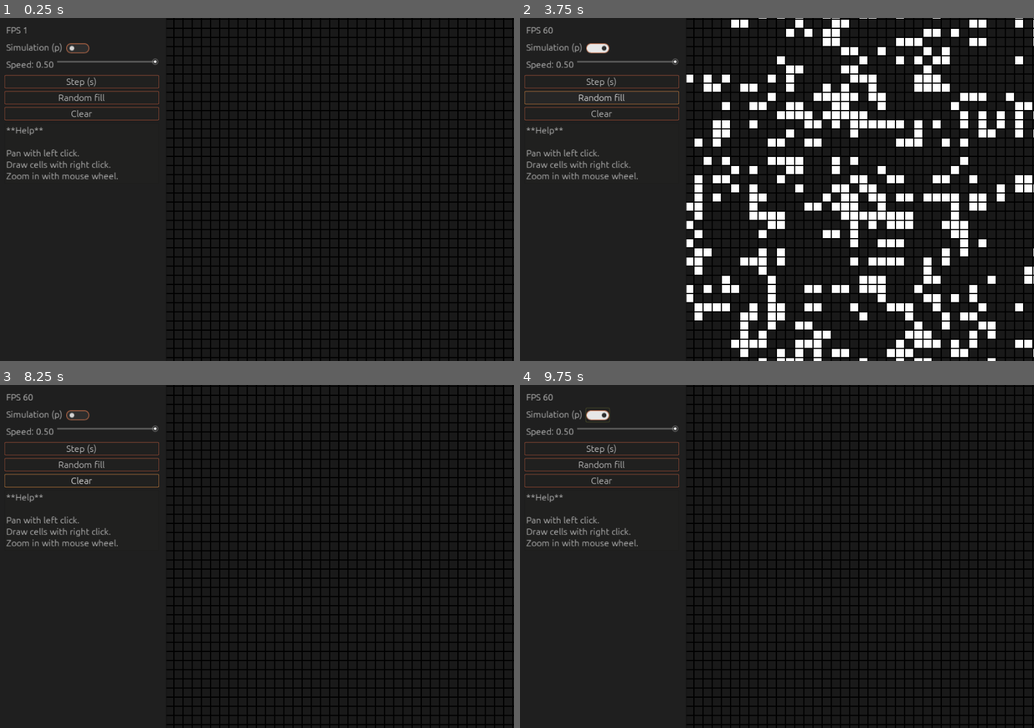
Above: before the commit, frames 1-4 (two rows, left to right).
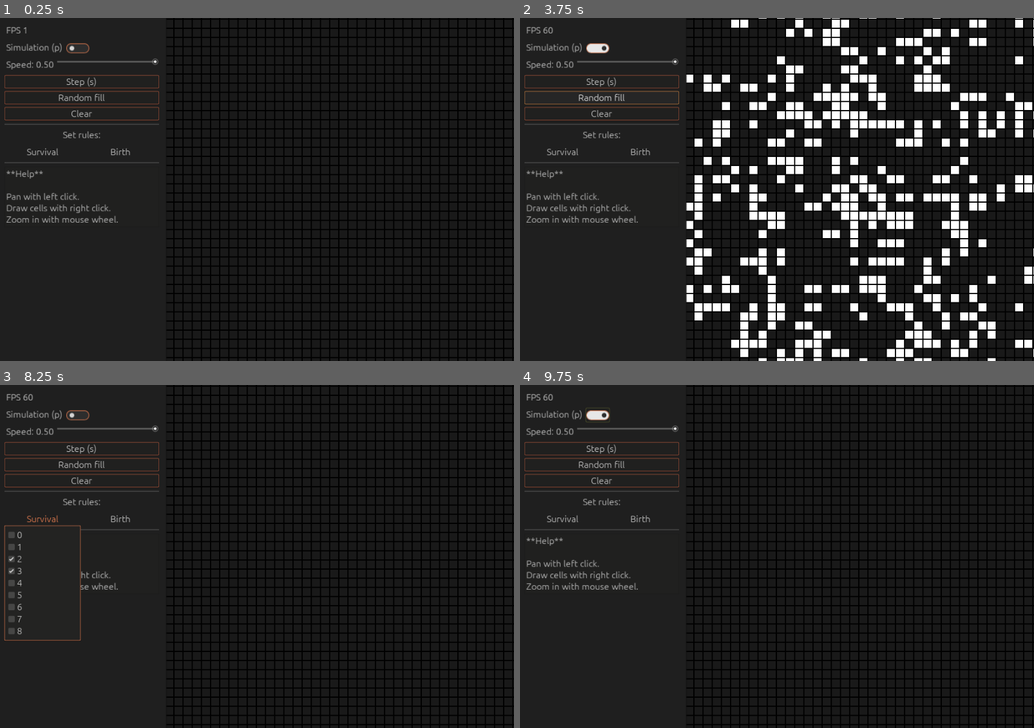
Above: after the commit, the same moments.

Repository: shunlog/game_of_life
Game: Godot game, scene res://Game.tscn
Same seed, same stepped clock (60 frames per second), same inputs: the game is played once before the commit and once after it.
Inputs (mouse positions are in pixels of both pictures, inside the frame that each line leads up to):
- Up to frame 1 (0.25 s): no input
- Up to frame 2 (3.75 s): click (561, 151) at 0.5 s, where only the run after the commit has a clickable "Survival"; click (638, 151) at 1.25 s, where only the run after the commit has a clickable "Birth"; click (597, 48) at 2 s; click "Step (s)" at 2.75 s; click "Random fill" at 3.5 s
- Up to frame 3 (8.25 s): click "Clear" at 4.25 s; click (77, 415) at 5 s; click "Step (s)" at 5.75 s; click "Random fill" at 6.5 s; click "Clear" at 7.25 s; click (41, 518) at 8 s, where only the run after the commit has a clickable "Survival"
- Up to frame 4 (9.75 s): click (638, 518) at 8.75 s, where only the run after the commit has a clickable "Birth"; click (597, 415) at 9.5 s

The runs differ from the first frame. In frame 1, 1.3% of the frame differs, in the area x 0-31%, y 30-60%; in frame 2, 1.3%; in frame 3, 1.4%, in the area x 0-31%, y 26-75%; in frame 4, 1.3%.

Commit message:
add settable rules

Diff:
--- a/Automaton.gd
+++ b/Automaton.gd
@@ -14,8 +14,7 @@
 var nc := []
 var nc2 := []
 var grid : Grid
-var B := [3]
-var S := [2, 3]
+var rules := {Global.Rules.survival: [2, 3], Global.Rules.birth: [3]}
 
 func _init(g : Grid = Grid.new()):
 	grid = g
@@ -34,9 +33,9 @@
 	nc2 = nc.duplicate(true)
 	for x in range(GRID_W):
 		for y in range(GRID_H):
-			if !m[x][y] and nc2[x][y] in B:
+			if !m[x][y] and nc2[x][y] in rules[Global.Rules.birth]:
 				set_cell(Vector2(x, y), true)
-			elif m[x][y] and not nc2[x][y] in S:
+			elif m[x][y] and not nc2[x][y] in rules[Global.Rules.survival]:
 				set_cell(Vector2(x, y), false)
 
 
--- a/Game.tscn
+++ b/Game.tscn
@@ -8,6 +8,7 @@
 [ext_resource path="res://Grid.gd" type="Script" id=6]
 [ext_resource path="res://LabelSpeed.gd" type="Script" id=7]
 [ext_resource path="res://DarkTheme/Dark.theme" type="Theme" id=8]
+[ext_resource path="res://RuleMenuButton.tscn" type="PackedScene" id=9]
 
 [sub_resource type="GDScript" id=3]
 script/source = "extends Label
@@ -112,10 +113,41 @@
 margin_bottom = 169.0
 text = "Clear"
 
-[node name="RichTextLabel" type="RichTextLabel" parent="HUD/Panel/ScrollContainer/VBoxContainer"]
+[node name="HSeparator" type="HSeparator" parent="HUD/Panel/ScrollContainer/VBoxContainer"]
 margin_top = 174.0
 margin_right = 270.0
-margin_bottom = 280.0
+margin_bottom = 178.0
+
+[node name="Label" type="Label" parent="HUD/Panel/ScrollContainer/VBoxContainer"]
+margin_top = 182.0
+margin_right = 270.0
+margin_bottom = 207.4
+text = "Set rules:"
+align = 1
+
+[node name="HBoxContainer3" type="HBoxContainer" parent="HUD/Panel/ScrollContainer/VBoxContainer"]
+margin_top = 213.0
+margin_right = 270.0
+margin_bottom = 236.0
+
+[node name="MenuButtonSurvive" parent="HUD/Panel/ScrollContainer/VBoxContainer/HBoxContainer3" instance=ExtResource( 9 )]
+margin_right = 133.0
+text = "Survival"
+
+[node name="MenuButtonBirth" parent="HUD/Panel/ScrollContainer/VBoxContainer/HBoxContainer3" instance=ExtResource( 9 )]
+margin_left = 136.0
+text = "Birth"
+rule = 1
+
+[node name="HSeparator2" type="HSeparator" parent="HUD/Panel/ScrollContainer/VBoxContainer"]
+margin_top = 241.0
+margin_right = 270.0
+margin_bottom = 245.0
+
+[node name="RichTextLabel" type="RichTextLabel" parent="HUD/Panel/ScrollContainer/VBoxContainer"]
+margin_top = 250.0
+margin_right = 270.0
+margin_bottom = 356.0
 text = "**Help**
 
 Pan with left click.
--- /dev/null
+++ b/Global.gd
@@ -0,0 +1,6 @@
+extends Node
+
+enum Rules {survival, birth}
+
+func _ready():
+	pass
--- /dev/null
+++ b/MenuButtonSurvive.gd
@@ -0,0 +1,29 @@
+extends MenuButton
+onready var pop : PopupMenu = get_popup()
+signal rule_updated(rule, ls)
+
+export(Global.Rules) var rule
+
+func _ready():
+	add_to_group("rules")
+	pop.hide_on_checkable_item_selection = false
+	for i in range(9):
+		pop.add_check_item(str(i), i)
+	pop.connect("id_pressed", self, "_on_id_pressed")
+
+func _on_id_pressed(id):
+	var idx = pop.get_item_index(id)
+	pop.set_item_checked(idx, !pop.is_item_checked(idx))
+
+	var ls = []
+	for i in range(9):
+		idx = pop.get_item_index(i)
+		if pop.is_item_checked(idx):
+			ls.append(i)
+	emit_signal("rule_updated", rule, ls)
+#	print(ls)
+
+func set_checked(ls):
+	for id in ls:
+		var idx = pop.get_item_index(id)
+		pop.set_item_checked(idx, true)
--- a/Root.gd
+++ b/Root.gd
@@ -12,6 +12,9 @@
 func _ready():
 	add_child(aut)
 	add_child(grid)
+	for r in get_tree().get_nodes_in_group("rules"):
+		r.connect("rule_updated", self, "_on_rule_updated")
+		r.set_checked(aut.rules[r.rule])
 
 func _input(event):
 	if event is InputEventMouseMotion and _draw:
@@ -59,3 +62,6 @@
 
 func _on_ButtonStep_button_down():
 	_step()
+
+func _on_rule_updated(rule, ls):
+	aut.rules[rule] = ls
--- /dev/null
+++ b/RuleMenuButton.tscn
@@ -0,0 +1,11 @@
+[gd_scene load_steps=2 format=2]
+
+[ext_resource path="res://MenuButtonSurvive.gd" type="Script" id=1]
+
+[node name="MenuButtonSurvive" type="MenuButton"]
+margin_right = 270.0
+margin_bottom = 23.0
+focus_mode = 2
+size_flags_horizontal = 3
+text = "Rule"
+script = ExtResource( 1 )
--- a/project.godot
+++ b/project.godot
@@ -29,6 +29,10 @@
 config/name="My Game of Life"
 run/main_scene="res://Game.tscn"
 config/icon="res://icon.png"
+
+[autoload]
+
+Global="*res://Global.gd"
 
 [display]
 
Not shown: 1 places in Game.tscn that only renumber resources
Not shown, changed: export_presets.cfg
